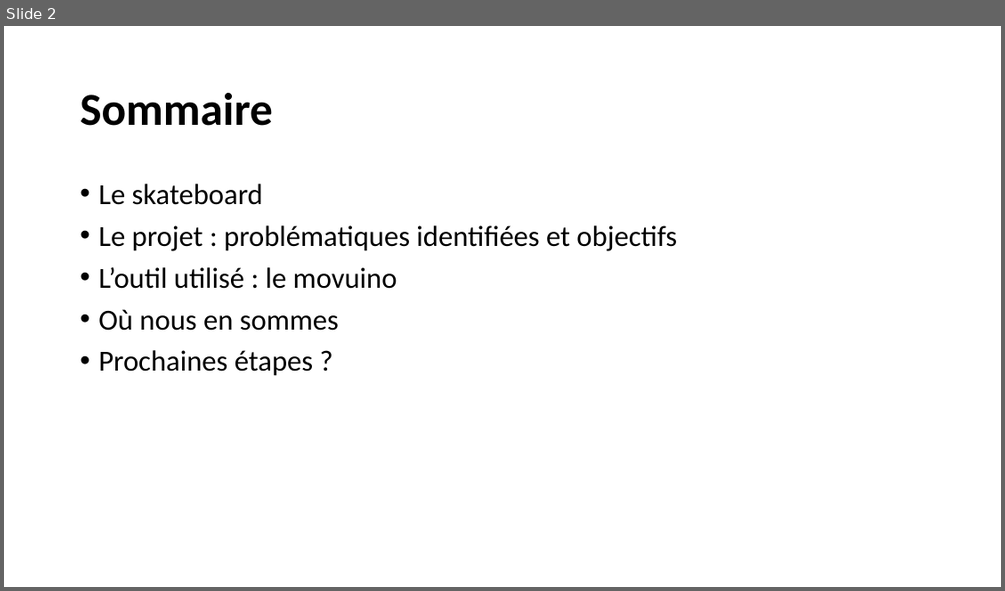
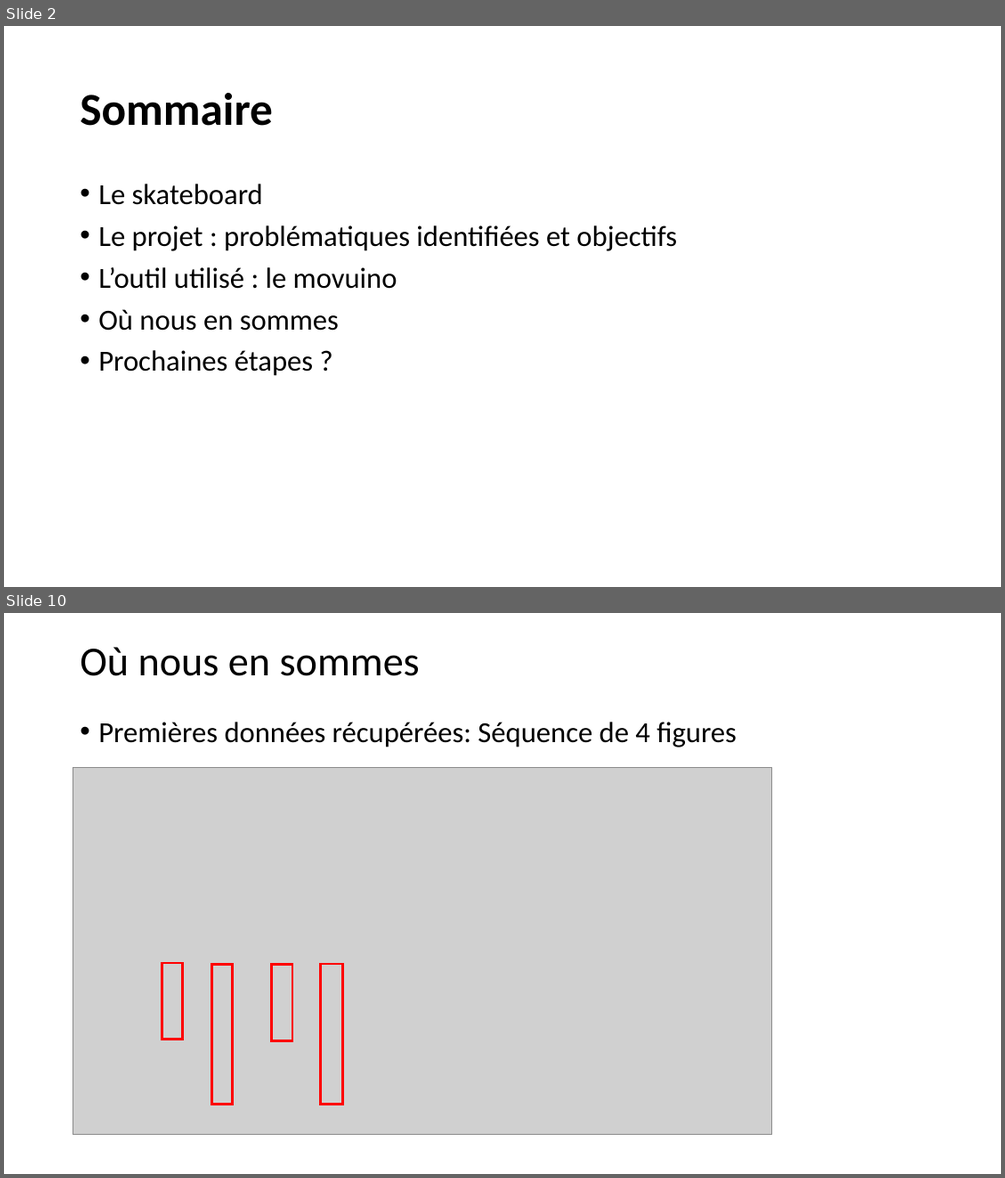
Before and after one commit to libcraps/SkateboardXXX3000, a slide deck: 00 - Documentation/presentation_eric/presentation_lancement_projet.pptx. Shown one above the other, each under a label of ours: slide 2 before the commit, slides 2 and 10 after it; the slides between them are not shown. The pictures are 1005x591 and 1005x1178 pixels, drawn with LibreOffice and Linux fonts; fonts in the diff are those of the drawing; grey boxes stand for pictures. Boxes give left, top, right and bottom in pixels: in the first picture for what was removed or moved away, otherwise in the second. Text is boxed around its words. In the diff, an @@ line names an element or a change of style, - is before the commit and + after.

```diff
--- a/00 - Documentation/presentation_eric/presentation_lancement_projet.pptx
+++ b/00 - Documentation/presentation_eric/presentation_lancement_projet.pptx
@@ slide 10 added at (4, 613, 1001, 1174), background #FFFFFF @@
@@ title added at (80, 647, 420, 676), 39.6 pt, text #000000 @@
+Où nous en sommes
@@ text added at (98, 722, 736, 747), 28 pt, text #000000 @@
+• Premières données récupérées: Séquence de 4 figures
@@ picture added at (73, 768, 772, 1135) @@
@@ rectangle added at (162, 963, 183, 1039), outline #FF0000 2.25 pt @@
@@ rectangle added at (212, 965, 233, 1104), outline #FF0000 2.25 pt @@
@@ rectangle added at (272, 965, 292, 1041), outline #FF0000 2.25 pt @@
@@ rectangle added at (320, 964, 343, 1104), outline #FF0000 2.25 pt @@
```
Also in this commit, not shown: 5 slides changed, 6 other slides added, 3 slides removed, 1 other file.
